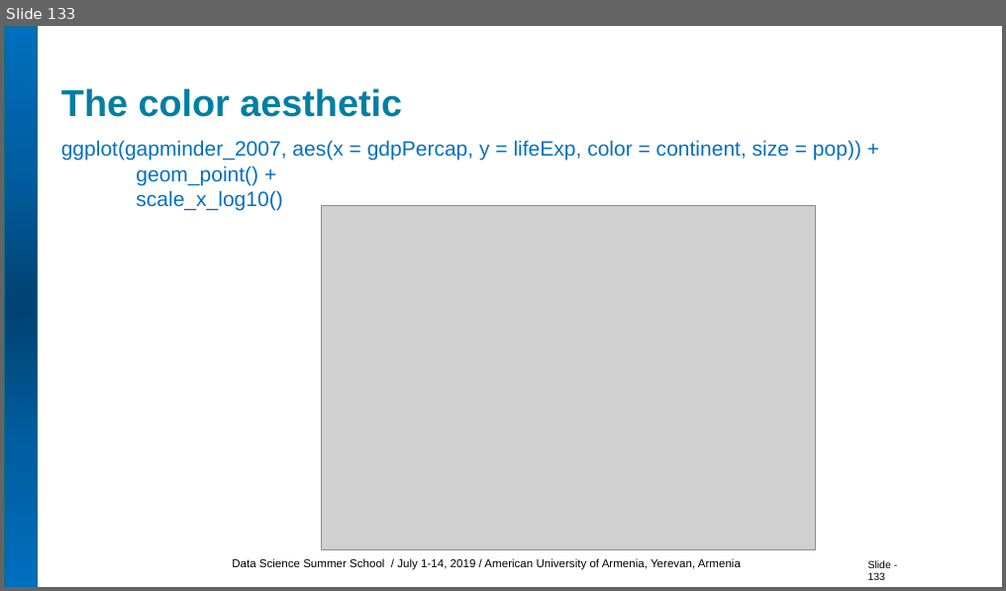
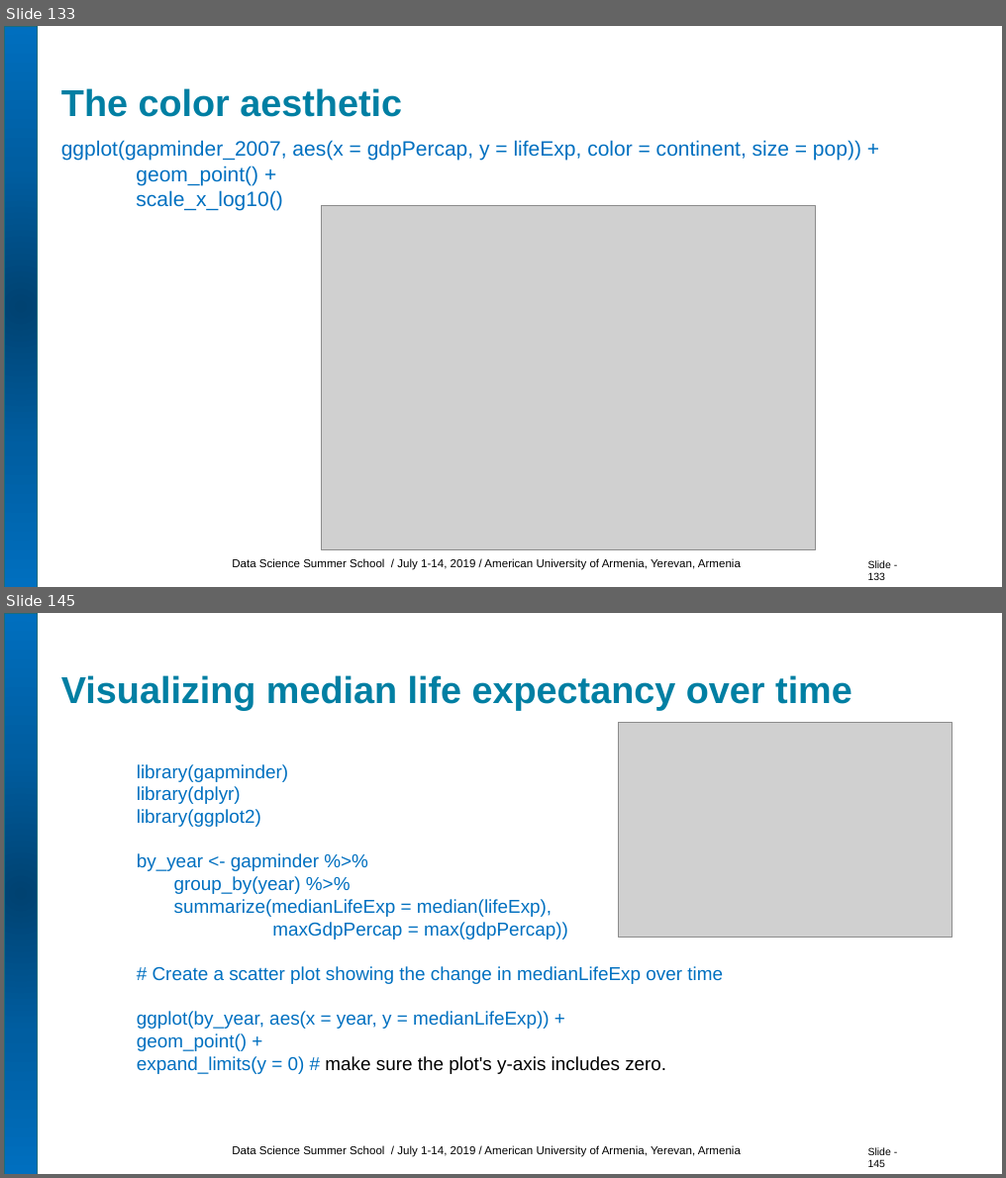
Before and after one commit to HermineGrigoryan/DS-Summer-School, a slide deck: R for Data Science/R for DS AUA.pptx. Shown one above the other, each under a label of ours: slide 133 before the commit, slides 133 and 145 after it; the slides between them are not shown. The pictures are 1006x591 and 1006x1178 pixels, drawn with LibreOffice and Linux fonts; fonts in the diff are those of the drawing; grey boxes stand for pictures. Boxes give left, top, right and bottom in pixels: in the first picture for what was removed or moved away, otherwise in the second. Text is boxed around its words. In the diff, an @@ line names an element or a change of style, - is before the commit and + after.

```diff
--- a/R for Data Science/R for DS AUA.pptx
+++ b/R for Data Science/R for DS AUA.pptx
@@ slide 145 added at (4,613,1002,1174), background #FFFFFF; not listed: 3 template elements that a slide beside it also shows @@
@@ title added at (61,675,852,711), 36 pt, text #007FA3, bold @@
+Visualizing median life expectancy over time
@@ picture added at (619,723,952,937) @@
@@ text added at (137,764,723,1074), 18 pt, text #0070C0 @@
+library(gapminder)
+library(dplyr)
+library(ggplot2)
+by_year <- gapminder %>%
+  group_by(year) %>%
+  summarize(medianLifeExp = median(lifeExp),
+  maxGdpPercap = max(gdpPercap))
+# Create a scatter plot showing the change in medianLifeExp over time
+ggplot(by_year, aes(x = year, y = medianLifeExp)) +
+geom_point() +
+expand_limits(y = 0) # make sure the plot's y-axis includes zero.
```
Also in this commit, not shown: 21 slides changed, 35 other slides added, 1 other file.
